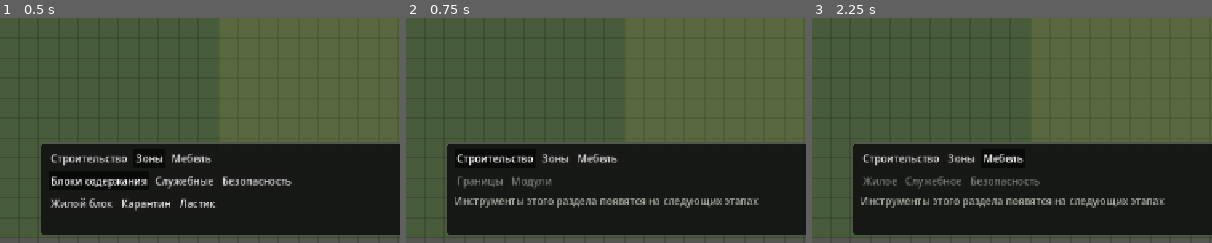
Above: before the commit, frames 1-3 (left to right).
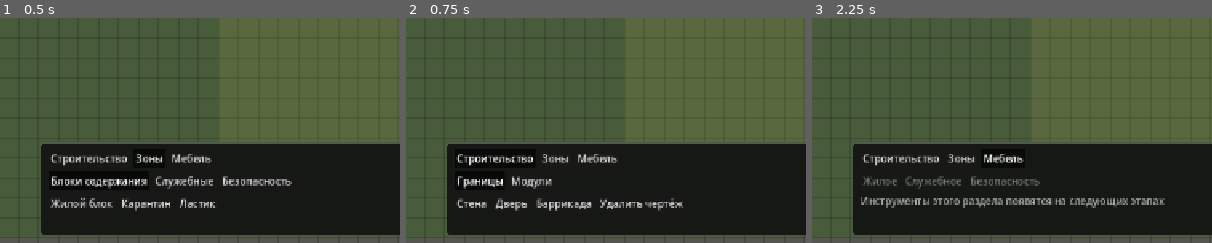
Above: after the commit, the same moments.

Repository: selmoud/ZombieGame
Game: Godot game, scene res://scenes/main.tscn
Two runs of this game, one before a commit and one after it. Both use one fixed random seed, a clock stepped at 60 frames per second and the inputs below.
Inputs:
- Up to frame 1 (0.5 s): no input
- Up to frame 2 (0.75 s): click "Строительство" at 0.5 s
- Up to frame 3 (2.25 s): click "Зоны" at 1.25 s; click "Мебель" at 2 s
The pictures show only the part of the screen within x 5-55%, y 50-100%; the shares and areas given below are measured in that part.

Frame 1 is identical in both runs. In frame 2, 2.8% of the frame differs, in the area x 12-89%, y 70-86%; in frame 3, nothing differs.

Commit message:
Add construction blueprint tools

Diff:
--- a/scenes/main.tscn
+++ b/scenes/main.tscn
@@ -6,6 +6,7 @@
 [ext_resource type="Script" path="res://scripts/game_clock.gd" id="4_clock"]
 [ext_resource type="Script" path="res://scripts/zones/zone_manager.gd" id="5_zones"]
 [ext_resource type="Script" path="res://scripts/ui/build_menu.gd" id="6_menu"]
+[ext_resource type="Script" path="res://scripts/construction/construction_manager.gd" id="7_construction"]
 
 [node name="Main" type="Node2D"]
 script = ExtResource("1_main")
@@ -15,6 +16,9 @@
 
 [node name="ZoneLayer" type="Node2D" parent="."]
 script = ExtResource("5_zones")
+
+[node name="ConstructionLayer" type="Node2D" parent="."]
+script = ExtResource("7_construction")
 
 [node name="Camera2D" type="Camera2D" parent="."]
 position = Vector2(1024, 1024)
--- /dev/null
+++ b/scripts/construction/construction_catalog.gd
@@ -0,0 +1,53 @@
+class_name ConstructionCatalog
+extends RefCounted
+
+const GROUPS := {
+	"boundaries": {
+		"label": "Границы",
+		"tools": ["wall", "door", "barricade"],
+	},
+	"modules": {
+		"label": "Модули",
+		"tools": [],
+	},
+}
+
+const TOOLS := {
+	"wall": {
+		"label": "Стена",
+		"color": Color("c5c1b3"),
+		"placement": "line",
+	},
+	"door": {
+		"label": "Дверь",
+		"color": Color("b88752"),
+		"placement": "single",
+	},
+	"barricade": {
+		"label": "Баррикада",
+		"color": Color("8f7558"),
+		"placement": "line",
+	},
+}
+
+
+static func has_tool(tool_id: StringName) -> bool:
+	return TOOLS.has(String(tool_id))
+
+
+static func get_label(tool_id: StringName) -> String:
+	if not has_tool(tool_id):
+		return ""
+	return TOOLS[String(tool_id)]["label"]
+
+
+static func get_color(tool_id: StringName) -> Color:
+	if not has_tool(tool_id):
+		return Color.WHITE
+	return TOOLS[String(tool_id)]["color"]
+
+
+static func get_placement(tool_id: StringName) -> String:
+	if not has_tool(tool_id):
+		return ""
+	return TOOLS[String(tool_id)]["placement"]
--- /dev/null
+++ b/scripts/construction/construction_manager.gd
@@ -0,0 +1,182 @@
+class_name ConstructionManager
+extends Node2D
+
+signal active_tool_changed(tool_id: StringName)
+signal blueprints_changed
+
+const TILE_SIZE := 32
+const MAP_SIZE := Vector2i(64, 64)
+const ERASE_TOOL := &"erase_construction"
+
+var active_tool: StringName = &""
+var _blueprints: Dictionary[Vector2i, StringName] = {}
+var _dragging := false
+var _drag_start := Vector2i.ZERO
+var _drag_current := Vector2i.ZERO
+var _drag_tool: StringName = &""
+
+
+func set_active_tool(tool_id: StringName) -> void:
+	if tool_id != ERASE_TOOL and not ConstructionCatalog.has_tool(tool_id):
+		return
+	active_tool = tool_id
+	_cancel_drag()
+	active_tool_changed.emit(active_tool)
+	queue_redraw()
+
+
+func clear_active_tool() -> void:
+	active_tool = &""
+	_cancel_drag()
+	active_tool_changed.emit(active_tool)
+	queue_redraw()
+
+
+func place_blueprint(cell: Vector2i, object_id: StringName) -> void:
+	if not _is_cell_inside_map(cell) or not ConstructionCatalog.has_tool(object_id):
+		return
+	_blueprints[cell] = object_id
+	blueprints_changed.emit()
+	queue_redraw()
+
+
+func place_line(from: Vector2i, to: Vector2i, object_id: StringName) -> void:
+	if not ConstructionCatalog.has_tool(object_id):
+		return
+	for cell in _get_orthogonal_line(from, to):
+		if _is_cell_inside_map(cell):
+			_blueprints[cell] = object_id
+	blueprints_changed.emit()
+	queue_redraw()
+
+
+func erase_line(from: Vector2i, to: Vector2i) -> void:
+	for cell in _get_orthogonal_line(from, to):
+		_blueprints.erase(cell)
+	blueprints_changed.emit()
+	queue_redraw()
+
+
+func get_blueprint_at(cell: Vector2i) -> StringName:
+	return _blueprints.get(cell, &"")
+
+
+func get_blueprint_count(object_id: StringName) -> int:
+	var count := 0
+	for blueprint_id: StringName in _blueprints.values():
+		if blueprint_id == object_id:
+			count += 1
+	return count
+
+
+func _unhandled_input(event: InputEvent) -> void:
+	if event is InputEventKey and event.is_pressed() and event.keycode == KEY_ESCAPE:
+		if active_tool.is_empty():
+			return
+		clear_active_tool()
+		get_viewport().set_input_as_handled()
+		return
+
+	if active_tool.is_empty():
+		return
+
+	if event is InputEventMouseButton:
+		var is_place_button: bool = event.button_index == MOUSE_BUTTON_LEFT
+		var is_erase_button: bool = event.button_index == MOUSE_BUTTON_RIGHT
+		if not is_place_button and not is_erase_button:
+			return
+
+		if event.pressed:
+			_dragging = true
+			_drag_start = _world_to_cell(get_global_mouse_position())
+			_drag_current = _drag_start
+			_drag_tool = ERASE_TOOL if is_erase_button else active_tool
+		else:
+			if not _dragging:
+				return
+			_drag_current = _world_to_cell(get_global_mouse_position())
+			_apply_drag()
+			_cancel_drag()
+		queue_redraw()
+		get_viewport().set_input_as_handled()
+	elif event is InputEventMouseMotion and _dragging:
+		_drag_current = _world_to_cell(get_global_mouse_position())
+		queue_redraw()
+		get_viewport().set_input_as_handled()
+
+
+func _apply_drag() -> void:
+	if _drag_tool == ERASE_TOOL:
+		erase_line(_drag_start, _drag_current)
+	elif ConstructionCatalog.get_placement(_drag_tool) == "single":
+		place_blueprint(_drag_start, _drag_tool)
+	else:
+		place_line(_drag_start, _drag_current, _drag_tool)
+
+
+func _draw() -> void:
+	for cell: Vector2i in _blueprints:
+		var object_id: StringName = _blueprints[cell]
+		_draw_blueprint(cell, object_id, false)
+
+	if not _dragging:
+		return
+
+	var preview_cells: Array[Vector2i]
+	if _drag_tool != ERASE_TOOL and ConstructionCatalog.get_placement(_drag_tool) == "single":
+		preview_cells = [_drag_start]
+	else:
+		preview_cells = _get_orthogonal_line(_drag_start, _drag_current)
+
+	for cell in preview_cells:
+		if _is_cell_inside_map(cell):
+			_draw_blueprint(cell, _drag_tool, true)
+
+
+func _draw_blueprint(cell: Vector2i, object_id: StringName, is_preview: bool) -> void:
+	var color := Color(0.8, 0.2, 0.18) if object_id == ERASE_TOOL else ConstructionCatalog.get_color(object_id)
+	var rect := Rect2(Vector2(cell * TILE_SIZE), Vector2.ONE * TILE_SIZE).grow(-3.0)
+	var fill := color
+	fill.a = 0.3 if is_preview else 0.2
+	var outline := color
+	outline.a = 0.95
+	draw_rect(rect, fill, true)
+	draw_rect(rect, outline, false, 2.0)
+
+	if object_id == &"door":
+		draw_line(rect.position + Vector2(5, 5), rect.end - Vector2(5, 5), outline, 3.0)
+		draw_line(
+			Vector2(rect.end.x - 5, rect.position.y + 5),
+			Vector2(rect.position.x + 5, rect.end.y - 5),
+			outline,
+			3.0
+		)
+
+
+func _get_orthogonal_line(from: Vector2i, to: Vector2i) -> Array[Vector2i]:
+	var result: Array[Vector2i] = []
+	var delta := to - from
+	if absi(delta.x) >= absi(delta.y):
+		var start_x := mini(from.x, to.x)
+		var end_x := maxi(from.x, to.x)
+		for x in range(start_x, end_x + 1):
+			result.append(Vector2i(x, from.y))
+	else:
+		var start_y := mini(from.y, to.y)
+		var end_y := maxi(from.y, to.y)
+		for y in range(start_y, end_y + 1):
+			result.append(Vector2i(from.x, y))
+	return result
+
+
+func _world_to_cell(world_position: Vector2) -> Vector2i:
+	return Vector2i(floori(world_position.x / TILE_SIZE), floori(world_position.y / TILE_SIZE))
+
+
+func _is_cell_inside_map(cell: Vector2i) -> bool:
+	return cell.x >= 0 and cell.y >= 0 and cell.x < MAP_SIZE.x and cell.y < MAP_SIZE.y
+
+
+func _cancel_drag() -> void:
+	_dragging = false
+	_drag_tool = &""
--- a/scripts/main.gd
+++ b/scripts/main.gd
@@ -2,14 +2,32 @@
 
 @onready var game_clock: GameClock = $GameClock
 @onready var zone_manager: ZoneManager = $ZoneLayer
+@onready var construction_manager: ConstructionManager = $ConstructionLayer
 @onready var build_menu: BuildMenu = $Interface/BuildMenu
 
 
 func _ready() -> void:
 	_create_hud()
-	build_menu.zone_tool_selected.connect(zone_manager.set_active_tool)
-	build_menu.cancel_tool_selected.connect(zone_manager.clear_active_tool)
+	build_menu.zone_tool_selected.connect(_select_zone_tool)
+	build_menu.construction_tool_selected.connect(_select_construction_tool)
+	build_menu.cancel_tool_selected.connect(_clear_planning_tools)
 	zone_manager.active_tool_changed.connect(build_menu.sync_active_tool)
+	construction_manager.active_tool_changed.connect(build_menu.sync_construction_tool)
+
+
+func _select_zone_tool(tool_id: StringName) -> void:
+	construction_manager.clear_active_tool()
+	zone_manager.set_active_tool(tool_id)
+
+
+func _select_construction_tool(tool_id: StringName) -> void:
+	zone_manager.clear_active_tool()
+	construction_manager.set_active_tool(tool_id)
+
+
+func _clear_planning_tools() -> void:
+	zone_manager.clear_active_tool()
+	construction_manager.clear_active_tool()
 
 
 func _create_hud() -> void:
--- a/scripts/ui/build_menu.gd
+++ b/scripts/ui/build_menu.gd
@@ -2,6 +2,7 @@
 extends Control
 
 signal zone_tool_selected(tool_id: StringName)
+signal construction_tool_selected(tool_id: StringName)
 signal cancel_tool_selected
 
 const CATEGORY_LABELS := {
@@ -11,13 +12,18 @@
 }
 
 var _selected_category := "zones"
-var _selected_group := "blocks"
+var _selected_zone_group := "blocks"
+var _selected_construction_group := "boundaries"
 var _category_buttons: Dictionary[String, Button] = {}
 var _group_buttons: Dictionary[String, Button] = {}
 var _tool_buttons: Dictionary[StringName, Button] = {}
+var _active_tool: StringName = &""
+var _menu_panel: PanelContainer
 var _groups_row: HBoxContainer
 var _tools_row: HBoxContainer
 var _status_label: Label
+var _cursor_indicator: PanelContainer
+var _cursor_label: Label
 
 
 func _ready() -> void:
@@ -25,19 +31,50 @@
 	_show_category("zones")
 
 
+func _process(_delta: float) -> void:
+	_update_cursor_indicator()
+
+
 func sync_active_tool(tool_id: StringName) -> void:
+	_active_tool = tool_id
 	for id: StringName in _tool_buttons:
 		_tool_buttons[id].button_pressed = id == tool_id
 	if tool_id.is_empty():
 		_status_label.text = "Инструмент не выбран"
+		_cursor_indicator.hide()
 	elif tool_id == ZoneManager.ERASE_TOOL:
 		_status_label.text = "Ластик  •  ЛКМ удалить  •  Esc отмена"
+		_cursor_label.text = "×  Удаление зоны"
+		_cursor_label.add_theme_color_override("font_color", Color("e36b63"))
 	else:
 		_status_label.text = "%s  •  ЛКМ выделить  •  ПКМ удалить  •  Esc отмена" % ZoneCatalog.get_label(tool_id)
+		_cursor_label.text = "■  %s" % ZoneCatalog.get_label(tool_id)
+		_cursor_label.add_theme_color_override("font_color", ZoneCatalog.get_color(tool_id).lightened(0.22))
+
+
+func sync_construction_tool(tool_id: StringName) -> void:
+	_active_tool = tool_id
+	for id: StringName in _tool_buttons:
+		_tool_buttons[id].button_pressed = id == tool_id
+	if tool_id.is_empty():
+		_status_label.text = "Инструмент не выбран"
+		_cursor_indicator.hide()
+	elif tool_id == ConstructionManager.ERASE_TOOL:
+		_status_label.text = "Удаление чертежей  •  ЛКМ удалить  •  Esc отмена"
+		_cursor_label.text = "×  Удаление чертежей"
+		_cursor_label.add_theme_color_override("font_color", Color("e36b63"))
+	else:
+		_status_label.text = "%s  •  ЛКМ разместить  •  ПКМ удалить  •  Esc отмена" % ConstructionCatalog.get_label(tool_id)
+		_cursor_label.text = "◇  %s (чертёж)" % ConstructionCatalog.get_label(tool_id)
+		_cursor_label.add_theme_color_override(
+			"font_color",
+			ConstructionCatalog.get_color(tool_id).lightened(0.18)
+		)
 
 
 func _build_interface() -> void:
 	var panel := PanelContainer.new()
+	_menu_panel = panel
 	panel.set_anchors_preset(Control.PRESET_CENTER_BOTTOM)
 	panel.position = Vector2(-510, -160)
 	panel.size = Vector2(1020, 148)
@@ -98,6 +135,58 @@
 	_tools_row = HBoxContainer.new()
 	_tools_row.add_theme_constant_override("separation", 6)
 	layout.add_child(_tools_row)
+
+	_build_cursor_indicator()
+
+
+func _build_cursor_indicator() -> void:
+	_cursor_indicator = PanelContainer.new()
+	_cursor_indicator.mouse_filter = Control.MOUSE_FILTER_IGNORE
+	_cursor_indicator.z_index = 10
+	_cursor_indicator.hide()
+	add_child(_cursor_indicator)
+
+	var style := StyleBoxFlat.new()
+	style.bg_color = Color(0.055, 0.06, 0.052, 0.94)
+	style.border_color = Color(0.36, 0.39, 0.34, 0.9)
+	style.set_border_width_all(1)
+	style.set_corner_radius_all(4)
+	style.content_margin_left = 8
+	style.content_margin_top = 5
+	style.content_margin_right = 8
+	style.content_margin_bottom = 5
+	_cursor_indicator.add_theme_stylebox_override("panel", style)
+
+	_cursor_label = Label.new()
+	_cursor_label.mouse_filter = Control.MOUSE_FILTER_IGNORE
+	_cursor_indicator.add_child(_cursor_label)
+
+
+func _update_cursor_indicator() -> void:
+	if _active_tool.is_empty():
+		_cursor_indicator.hide()
+		return
+
+	var hovered_control := get_viewport().gui_get_hovered_control()
+	if hovered_control != null and (
+		hovered_control == _menu_panel or _menu_panel.is_ancestor_of(hovered_control)
+	):
+		_cursor_indicator.hide()
+		return
+
+	_cursor_indicator.show()
+	_cursor_indicator.reset_size()
+	var viewport_size := get_viewport_rect().size
+	var desired_position := get_viewport().get_mouse_position() + Vector2(14, 20)
+	desired_position.x = minf(
+		desired_position.x,
+		viewport_size.x - _cursor_indicator.size.x - 8.0
+	)
+	desired_position.y = minf(
+		desired_position.y,
+		viewport_size.y - _cursor_indicator.size.y - 8.0
+	)
+	_cursor_indicator.position = desired_position
 
 
 func _show_category(category_id: String) -> void:
@@ -113,10 +202,7 @@
 		"zones":
 			_show_zone_groups()
 		"construction":
-			_show_placeholder_groups({
-				"boundaries": "Границы",
-				"modules": "Модули",
-			})
+			_show_construction_groups()
 		"furniture":
 			_show_placeholder_groups({
 				"residential": "Жилое",
@@ -133,12 +219,14 @@
 		button.pressed.connect(_show_zone_tools.bind(group_id))
 		_groups_row.add_child(button)
 		_group_buttons[group_id] = button
-	_show_zone_tools(_selected_group if ZoneCatalog.GROUPS.has(_selected_group) else "blocks")
+	_show_zone_tools(
+		_selected_zone_group if ZoneCatalog.GROUPS.has(_selected_zone_group) else "blocks"
+	)
 
 
 func _show_zone_tools(group_id: String) -> void:
 	cancel_tool_selected.emit()
-	_selected_group = group_id
+	_selected_zone_group = group_id
 	_group_buttons[group_id].button_pressed = true
 	_clear_row(_tools_row)
 	_tool_buttons.clear()
@@ -155,6 +243,50 @@
 	eraser.pressed.connect(_select_zone_tool.bind(ZoneManager.ERASE_TOOL))
 	_tools_row.add_child(eraser)
 	_tool_buttons[ZoneManager.ERASE_TOOL] = eraser
+
+
+func _show_construction_groups() -> void:
+	var group := ButtonGroup.new()
+	for group_id: String in ConstructionCatalog.GROUPS:
+		var definition: Dictionary = ConstructionCatalog.GROUPS[group_id]
+		var button := _make_toggle_button(definition["label"], group)
+		button.pressed.connect(_show_construction_tools.bind(group_id))
+		_groups_row.add_child(button)
+		_group_buttons[group_id] = button
+	_show_construction_tools(
+		_selected_construction_group
+		if ConstructionCatalog.GROUPS.has(_selected_construction_group)
+		else "boundaries"
+	)
+
+
+func _show_construction_tools(group_id: String) -> void:
+	cancel_tool_selected.emit()
+	_selected_construction_group = group_id
+	_group_buttons[group_id].button_pressed = true
+	_clear_row(_tools_row)
+	_tool_buttons.clear()
+
+	var definition: Dictionary = ConstructionCatalog.GROUPS[group_id]
+	var tools: Array = definition["tools"]
+	if tools.is_empty():
+		var hint := Label.new()
+		hint.text = "Модульные постройки появятся на следующих этапах"
+		hint.add_theme_color_override("font_color", Color(0.7, 0.72, 0.68))
+		_tools_row.add_child(hint)
+		return
+
+	var tool_group := ButtonGroup.new()
+	for tool_id: String in tools:
+		var button := _make_toggle_button(ConstructionCatalog.get_label(tool_id), tool_group)
+		button.pressed.connect(_select_construction_tool.bind(StringName(tool_id)))
+		_tools_row.add_child(button)
+		_tool_buttons[StringName(tool_id)] = button
+
+	var eraser := _make_toggle_button("Удалить чертёж", tool_group)
+	eraser.pressed.connect(_select_construction_tool.bind(ConstructionManager.ERASE_TOOL))
+	_tools_row.add_child(eraser)
+	_tool_buttons[ConstructionManager.ERASE_TOOL] = eraser
 
 
 func _show_placeholder_groups(groups: Dictionary) -> void:
@@ -174,6 +306,10 @@
 	zone_tool_selected.emit(tool_id)
 
 
+func _select_construction_tool(tool_id: StringName) -> void:
+	construction_tool_selected.emit(tool_id)
+
+
 func _make_toggle_button(caption: String, group: ButtonGroup) -> Button:
 	var button := Button.new()
 	button.text = caption
--- a/scripts/zones/zone_manager.gd
+++ b/scripts/zones/zone_manager.gd
@@ -63,6 +63,8 @@
 
 func _unhandled_input(event: InputEvent) -> void:
 	if event is InputEventKey and event.is_pressed() and event.keycode == KEY_ESCAPE:
+		if active_tool.is_empty():
+			return
 		clear_active_tool()
 		get_viewport().set_input_as_handled()
 		return
--- /dev/null
+++ b/tests/test_construction_manager.gd
@@ -0,0 +1,29 @@
+extends SceneTree
+
+
+func _init() -> void:
+	var construction := ConstructionManager.new()
+
+	construction.place_line(Vector2i(2, 4), Vector2i(5, 5), &"wall")
+	assert(construction.get_blueprint_count(&"wall") == 4)
+	assert(construction.get_blueprint_at(Vector2i(5, 4)) == &"wall")
+
+	construction.place_line(Vector2i(8, 7), Vector2i(7, 3), &"barricade")
+	assert(construction.get_blueprint_count(&"barricade") == 5)
+	assert(construction.get_blueprint_at(Vector2i(8, 3)) == &"barricade")
+
+	construction.place_blueprint(Vector2i(5, 4), &"door")
+	assert(construction.get_blueprint_at(Vector2i(5, 4)) == &"door")
+	assert(construction.get_blueprint_count(&"wall") == 3)
+
+	construction.erase_line(Vector2i(3, 4), Vector2i(5, 4))
+	assert(construction.get_blueprint_at(Vector2i(3, 4)).is_empty())
+	assert(construction.get_blueprint_at(Vector2i(5, 4)).is_empty())
+
+	construction.place_line(Vector2i(-2, 0), Vector2i(2, 0), &"wall")
+	assert(construction.get_blueprint_at(Vector2i(-1, 0)).is_empty())
+	assert(construction.get_blueprint_at(Vector2i(0, 0)) == &"wall")
+
+	print("ConstructionManager tests passed")
+	construction.free()
+	quit()
--- a/tests/test_main_scene.gd
+++ b/tests/test_main_scene.gd
@@ -12,13 +12,20 @@
 	await process_frame
 
 	var zones: ZoneManager = main.get_node("ZoneLayer")
+	var construction: ConstructionManager = main.get_node("ConstructionLayer")
 	var menu: BuildMenu = main.get_node("Interface/BuildMenu")
 
 	menu.zone_tool_selected.emit(&"residential")
 	assert(zones.active_tool == &"residential")
+	assert(construction.active_tool.is_empty())
+
+	menu.construction_tool_selected.emit(&"wall")
+	assert(construction.active_tool == &"wall")
+	assert(zones.active_tool.is_empty())
 
 	menu.cancel_tool_selected.emit()
 	assert(zones.active_tool.is_empty())
+	assert(construction.active_tool.is_empty())
 
 	print("Main scene tests passed")
 	main.free()
Not shown: 1 places in scenes/main.tscn that only renumber resources
Not shown, added: scripts/construction/construction_catalog.gd.uid
Not shown, added: scripts/construction/construction_manager.gd.uid
Not shown, added: tests/test_construction_manager.gd.uid
Not shown, changed: docs/prototype-v0.md
